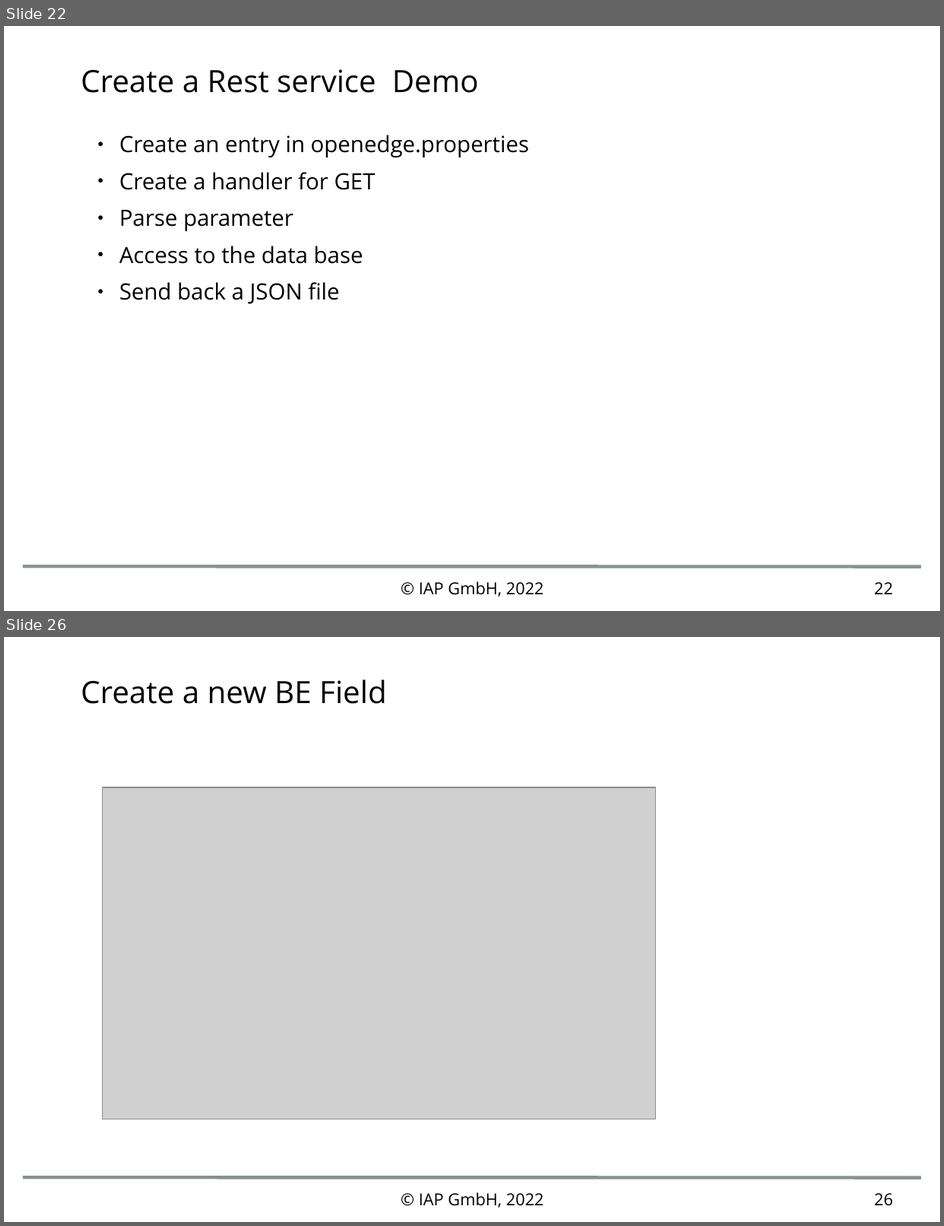
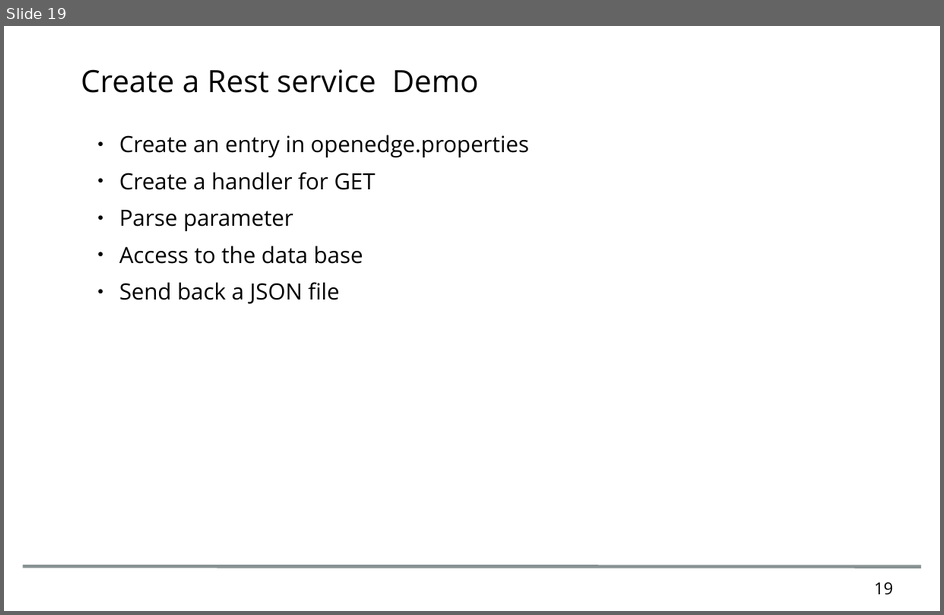
Before and after one commit to nik00iap/openedgeExcercises, a slide deck: doc/2023_4_PasoeWorkshop.odp. Shown one above the other, each under a label of ours: slides 22 and 26 before the commit, slide 19 after it; the slides between them are not shown. The pictures are 944x1226 and 944x615 pixels, drawn with LibreOffice and Linux fonts; fonts in the diff are those of the drawing; grey boxes stand for pictures; background and template pictures are left out. Boxes give left, top, right and bottom in pixels: in the first picture for what was removed or moved away, otherwise in the second. Text is boxed around its words. In the diff, an @@ line names an element or a change of style, - is before the commit and + after.

```diff
--- a/doc/2023_4_PasoeWorkshop.odp
+++ b/doc/2023_4_PasoeWorkshop.odp
@@ slide 26 removed at [4, 637, 940, 1222], background #FFFFFF; not listed: 1 template element that a slide beside it also shows @@
@@ title removed at [81, 680, 387, 704] @@
-Create a new BE Field
@@ picture removed at [103, 787, 657, 1120] @@
@@ text removed at [419, 1193, 544, 1208] @@
-© IAP GmbH, 2022
@@ page number removed at [874, 1193, 893, 1206] @@
-26
@@ what was slide 22 is now slide 19 @@
@@ slide 19 changed as well @@
@@ text removed at [419, 582, 544, 597] @@
-© IAP GmbH, 2022
@@ page number at [874, 582, 893, 595]: text changed @@
-22
+19
```
Also in this commit, not shown: 23 other slides changed, 8 other slides removed, 3 other files.
